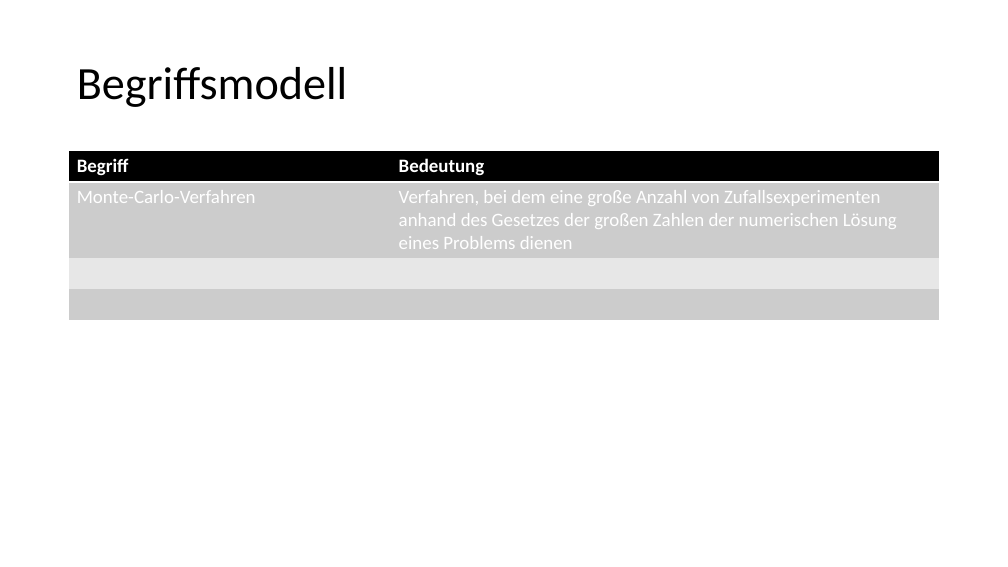
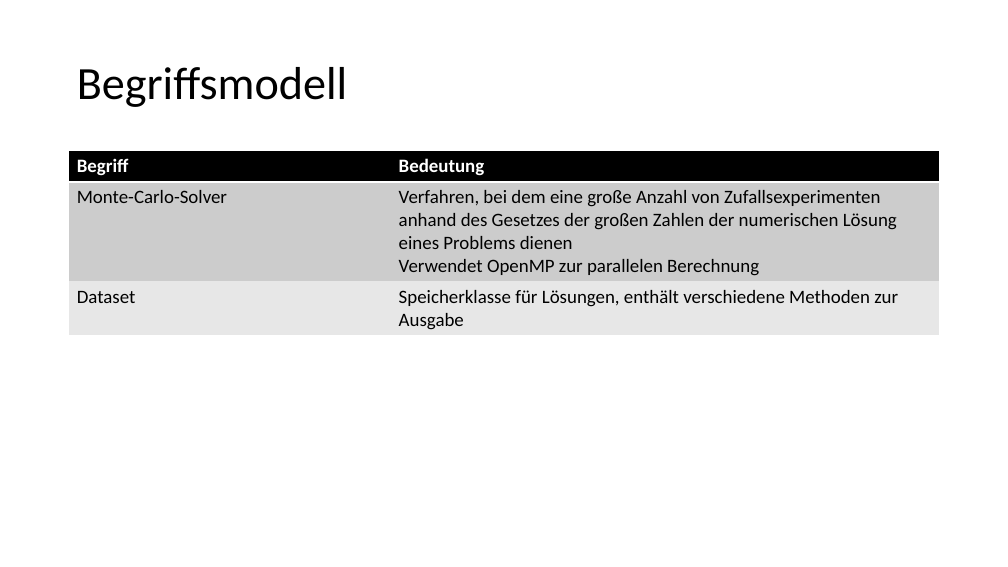
Before and after one commit to nilsspeetzen/SEP, a slide deck: slide 12 of Gruppe 7.pptx (slide 10 before the commit). Drawn at 1008x567 pixels with LibreOffice and Linux fonts; fonts in the diff are those of the drawing. Boxes give left, top, right and bottom in pixels: in the first picture for what was removed or moved away, otherwise in the second. Text is boxed around its words. In the diff, an @@ line names an element or a change of style, - is before the commit and + after.

```diff
--- a/Gruppe 7.pptx
+++ b/Gruppe 7.pptx
@@ table at (x1=70, y1=151, x2=939, y2=334) @@
-row 2: Monte-Carlo-Verfahren | Verfahren, bei dem eine große Anzahl von Zufallsexperimenten anhand des Gesetzes der großen Zahlen der numerischen Lösung eines Problems dienen
-row 3:  | 
-row 4:  | 
+row 2: Monte-Carlo-Solver | Verfahren, bei dem eine große Anzahl von Zufallsexperimenten anhand des Gesetzes der großen Zahlen der numerischen Lösung eines Problems dienen / Verwendet OpenMP zur parallelen Berechnung
+row 3: Dataset | Speicherklasse für Lösungen, enthält verschiedene Methoden zur Ausgabe
```
Also in this commit, not shown: 2 other slides changed, 3 slides added, 1 slide removed.
